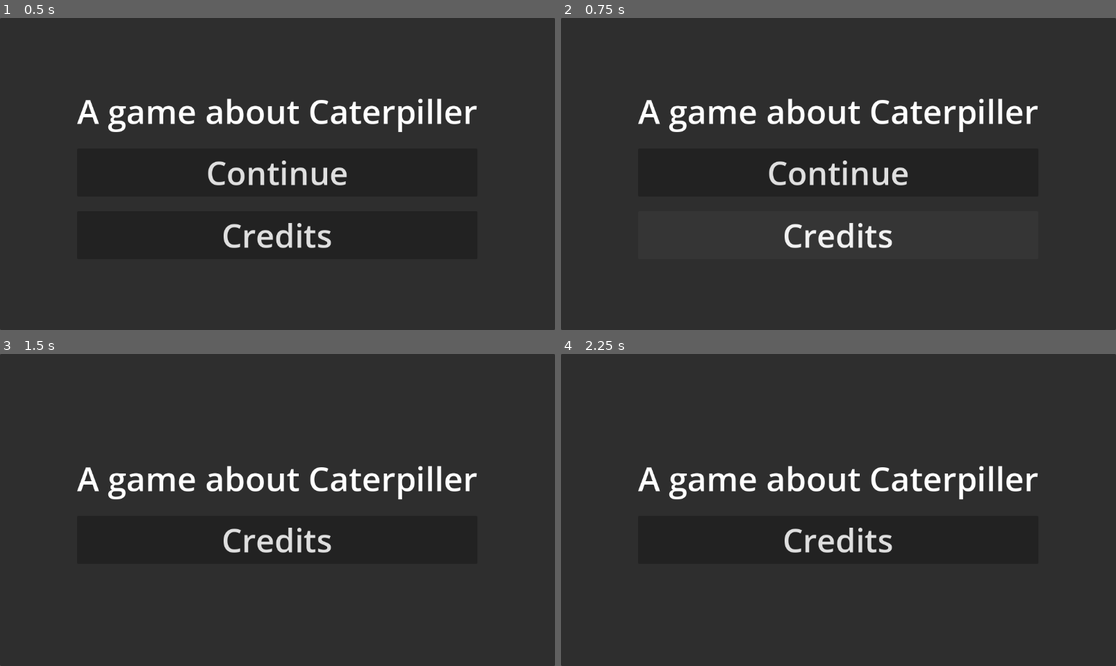
Above: before the commit, frames 1-4 (two rows, left to right).
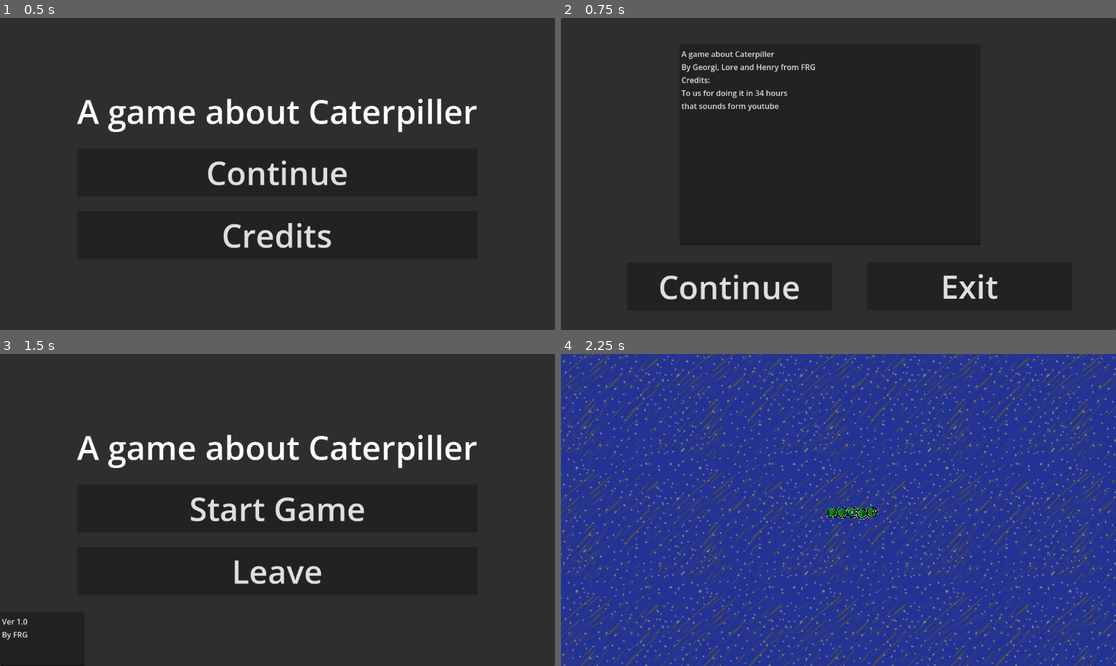
Above: after the commit, the same moments.

Repository: LoreNyanski/totem_gamejam_26
Game: Godot game, scene res://Scenes/EndScreen.tscn
The game is run twice, just before and just after one commit, with the same random seed, the same clock (stepped at 60 frames per second) and the same inputs. This scene is started directly instead of the project's main scene. The engine's default icon, where the game draws it, is replaced by a stand-in: a white triangle on a blue panel in a dark square.
Inputs (mouse positions are in pixels of both pictures, inside the frame that each line leads up to):
- Up to frame 1 (0.5 s): no input
- Up to frame 2 (0.75 s): click "Credits" at 0.5 s
- Up to frame 3 (1.5 s): click "Continue" at 1.25 s
- Up to frame 4 (2.25 s): click (838, 510) at 2 s, where only the run after the commit has a clickable "Start Game"

Frame 1 is identical in both runs. In frame 2, 5.4% of the frame differs, in the area x 13-86%, y 10-91%; in frame 3, 6.5%; in frame 4, 100%, in the area x 0-100%, y 0-100%.

Commit message:
UI completed

Diff:
--- a/Scenes/Credits.tscn
+++ b/Scenes/Credits.tscn
@@ -1,4 +1,7 @@
 [gd_scene format=3 uid="uid://cc8apxytr4p04"]
+
+[ext_resource type="Script" uid="uid://bjpyj7le2nk2n" path="res://Scenes/panel.gd" id="1_i8h6y"]
+[ext_resource type="Script" uid="uid://bp7333ydvy1tf" path="res://Scenes/credits.gd" id="1_xbebw"]
 
 [node name="Control" type="Control" unique_id=6523410]
 layout_mode = 3
@@ -7,6 +10,7 @@
 anchor_bottom = 1.0
 grow_horizontal = 2
 grow_vertical = 2
+script = ExtResource("1_xbebw")
 
 [node name="Panel" type="Panel" parent="." unique_id=1767849448]
 layout_mode = 1
@@ -15,25 +19,17 @@
 anchor_bottom = 1.0
 grow_horizontal = 2
 grow_vertical = 2
+script = ExtResource("1_i8h6y")
 
-[node name="ButtonCredits" type="Button" parent="Panel" unique_id=7906586]
-layout_mode = 0
-offset_left = 361.0
-offset_top = 510.0
-offset_right = 787.0
-offset_bottom = 610.0
-theme_override_font_sizes/font_size = 67
-text = "Close"
-
-[node name="TextEdit" type="TextEdit" parent="Panel/ButtonCredits" unique_id=486229646]
+[node name="TextEdit" type="TextEdit" parent="Panel" unique_id=486229646]
 layout_mode = 1
 anchors_preset = 2
 anchor_top = 1.0
 anchor_bottom = 1.0
-offset_left = -115.0
-offset_top = -555.0
-offset_right = 510.0
-offset_bottom = -139.0
+offset_left = 246.0
+offset_top = -593.0
+offset_right = 871.0
+offset_bottom = -177.0
 grow_vertical = 0
 text = "A game about Caterpiller
 By Georgi, Lore and Henry from FRG
@@ -41,3 +37,24 @@
 To us for doing it in 34 hours
 that sounds form youtube
 "
+
+[node name="exit" type="Button" parent="Panel" unique_id=1302183405]
+layout_mode = 0
+offset_left = 635.0
+offset_top = 507.0
+offset_right = 1061.0
+offset_bottom = 607.0
+theme_override_font_sizes/font_size = 67
+text = "Exit"
+
+[node name="again" type="Button" parent="Panel" unique_id=7906586]
+layout_mode = 0
+offset_left = 137.0
+offset_top = 508.0
+offset_right = 563.0
+offset_bottom = 608.0
+theme_override_font_sizes/font_size = 67
+text = "Continue"
+
+[connection signal="pressed" from="Panel/exit" to="." method="_on_exit_pressed"]
+[connection signal="pressed" from="Panel/again" to="." method="_on_again_pressed"]
--- /dev/null
+++ b/Scenes/credits.gd
@@ -0,0 +1,19 @@
+extends Control
+
+
+# Called when the node enters the scene tree for the first time.
+func _ready() -> void:
+	Input.set_mouse_mode(Input.MOUSE_MODE_VISIBLE)
+
+
+# Called every frame. 'delta' is the elapsed time since the previous frame.
+func _process(delta: float) -> void:
+	pass
+
+
+func _on_again_pressed() -> void:
+	get_tree().change_scene_to_file("res://Scenes/mainMenu.tscn")
+
+
+func _on_exit_pressed() -> void:
+	get_tree().quit()
--- a/Scenes/main.tscn
+++ b/Scenes/main.tscn
@@ -15,4 +15,4 @@
 position = Vector2(1863, -5932)
 
 [node name="CaterThePillar" parent="." unique_id=1528928944 instance=ExtResource("3_8gbba")]
-position = Vector2(1699, -2154)
+position = Vector2(1588, -5898)
--- /dev/null
+++ b/Scenes/panel.gd
@@ -0,0 +1,11 @@
+extends Panel
+
+
+# Called when the node enters the scene tree for the first time.
+func _ready() -> void:
+	pass # Replace with function body.
+
+
+# Called every frame. 'delta' is the elapsed time since the previous frame.
+func _process(delta: float) -> void:
+	pass
--- a/end_screen.gd
+++ b/end_screen.gd
@@ -5,7 +5,7 @@
 
 # Called when the node enters the scene tree for the first time.
 func _ready() -> void:
-	pass # Replace with function body.
+	Input.set_mouse_mode(Input.MOUSE_MODE_VISIBLE)
 
 
 # Called every frame. 'delta' is the elapsed time since the previous frame.
@@ -18,4 +18,4 @@
 
 
 func _on_button_credits_pressed() -> void:
-	pass # Replace with function body.
+	get_tree().change_scene_to_file("res://Scenes/Credits.tscn")
Not shown, added: Scenes/credits.gd.uid
Not shown: 1 places in Scenes/main.tscn that only renumber resources
Not shown, added: Scenes/panel.gd.uid
